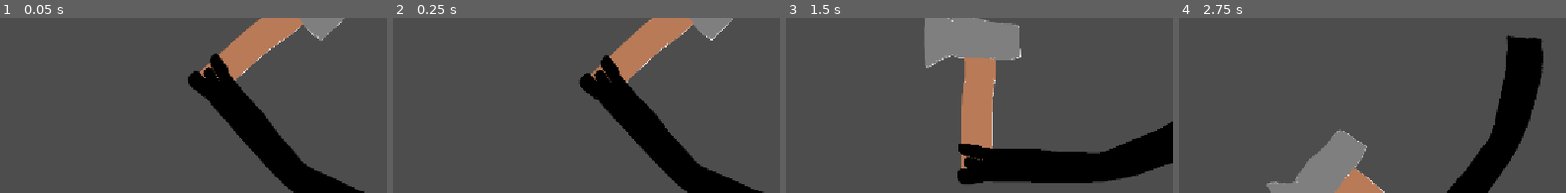
Above: before the commit, frames 1-4 (left to right).
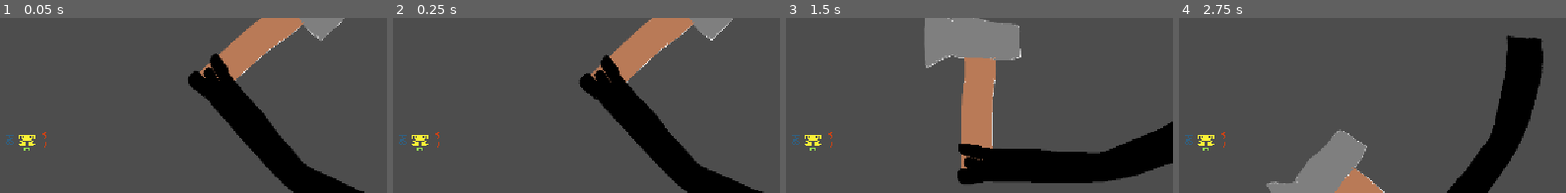
Above: after the commit, the same moments.

Repository: chiefpat450119/CanvasConstruct
Game: Godot game, scene res://scenes/test/test_combat.tscn
Two runs of this game, one before a commit and one after it. Both use one fixed random seed, a clock stepped at 60 frames per second and the inputs below. The project has no main scene, so this scene is started directly. The engine's default icon, where the game draws it, is replaced by a stand-in: a white triangle on a blue panel in a dark square.
Inputs (mouse positions are % of the whole screen's width and height, from its top left):
- Up to frame 1 (0.05 s): no input
- Up to frame 2 (0.25 s): no input
- Up to frame 3 (1.5 s): move the mouse to (72, 50) at 0.52 s; press the mouse at (72, 50) at 0.53 s; move the mouse to (29, 63) at 1.27 s; release the mouse at (29, 63) at 1.28 s; right-click (29, 63) at 1.35 s
- Up to frame 4 (2.75 s): move the mouse to (59, 29) at 2.02 s; hold R (Render) from 2.03 s (still down)
The pictures show only the part of the screen within x 0-50%, y 25-75%; the shares and areas given below are measured in that part.

The runs differ from the first frame. In frame 1, 0.3% of the frame differs, in the area x 1-12%, y 65-76%; in frame 2, 0.3%; in frame 3, 0.3%; in frame 4, 0.3%.

Commit message:
Add rendering test

Diff:
--- a/scenes/player/Player.tscn
+++ b/scenes/player/Player.tscn
@@ -4,6 +4,10 @@
 [ext_resource type="PackedScene" uid="uid://dwak5kx44s163" path="res://scenes/runtime_texture/RuntimeTexture.tscn" id="1_wr5hl"]
 [ext_resource type="Script" uid="uid://bcatuhjh26740" path="res://scripts/player_stats.gd" id="2_stats"]
 [ext_resource type="Script" uid="uid://nvftkgkx11in" path="res://scripts/damagable_component.gd" id="3_damage"]
+[ext_resource type="Resource" uid="uid://ceu3dt3yh0lop" path="res://scripts/parts/parts/TORSO/Tors.tres" id="5_v42im"]
+[ext_resource type="Resource" uid="uid://cdtuyou11qgur" path="res://scripts/parts/parts/HEAD/Head.tres" id="6_pn6s4"]
+[ext_resource type="Resource" uid="uid://d0r0iiyncgqvm" path="res://scripts/parts/parts/WEAPONS/Weapon3.tres" id="7_7oing"]
+[ext_resource type="Resource" uid="uid://b7gfhkcgvyxsf" path="res://scripts/parts/parts/BLOCK/Def1.tres" id="8_5stf6"]
 
 [node name="Player" type="Node2D" unique_id=1535422581 node_paths=PackedStringArray("head_damage_component", "torso_damage_component", "attack_damage_component", "defense_damage_component")]
 script = ExtResource("2_stats")
@@ -19,7 +23,7 @@
 visuals = NodePath("..")
 
 [node name="Head" parent="." unique_id=1734064390 instance=ExtResource("1_wr5hl")]
-position = Vector2(0, -17)
+position = Vector2(0, 12)
 
 [node name="HeadDamageComponent" type="Node" parent="Head" unique_id=417024503 node_paths=PackedStringArray("visuals")]
 script = ExtResource("3_damage")
@@ -45,4 +49,8 @@
 head = NodePath("../Head")
 atk = NodePath("../Attack")
 def = NodePath("../Def")
+example_t = ExtResource("5_v42im")
+example_h = ExtResource("6_pn6s4")
+example_a = ExtResource("7_7oing")
+example_d = ExtResource("8_5stf6")
 metadata/_custom_type_script = "uid://cou6xdw5adavm"
--- a/scenes/player/player_renderer.gd
+++ b/scenes/player/player_renderer.gd
@@ -6,8 +6,20 @@
 @export var atk: RuntimeTexture
 @export var def: RuntimeTexture
 
+@export_group("For testing: pls remove")
+@export var example_t: TorsoResource
+@export var example_h: HeadResource
+@export var example_a: AtkResource
+@export var example_d: DefResource
+
 func init(t: Image, h: Image, a: Image, d: Image):
 	torso.init_from_image(t)
 	head.init_from_image(h)
 	atk.init_from_image(a)
 	def.init_from_image(d)
+
+func _ready():
+	if example_t == null:
+		return
+
+	init(example_t.reference_image.get_image(), example_h.reference_image.get_image(), example_a.reference_image.get_image(), example_d.reference_image.get_image())
